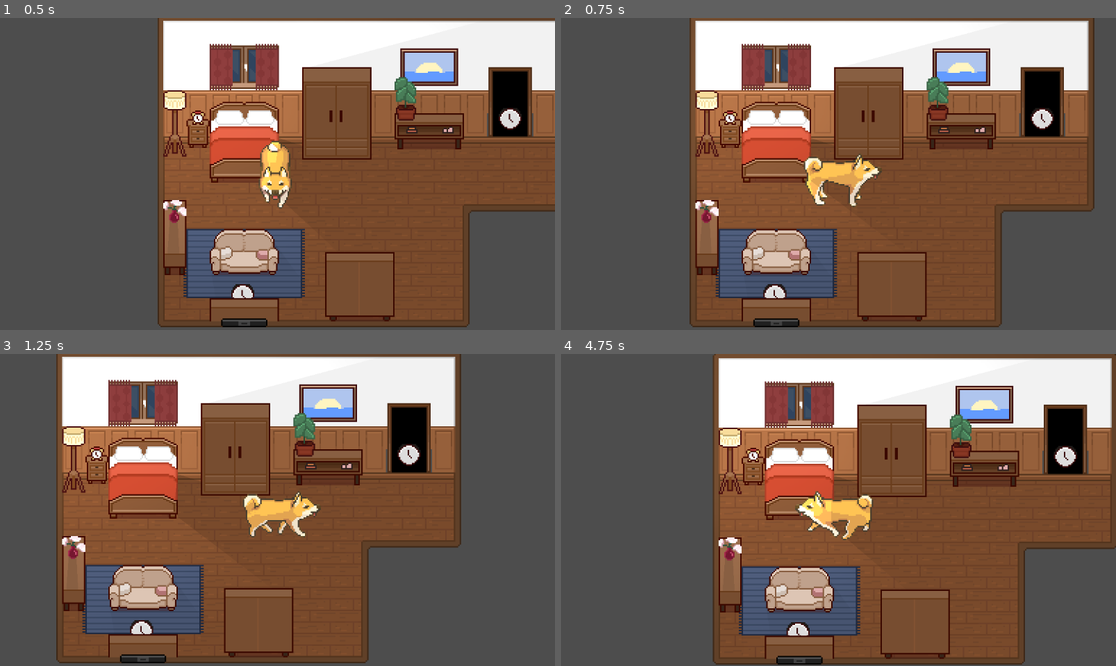
Above: before the commit, frames 1-4 (two rows, left to right).
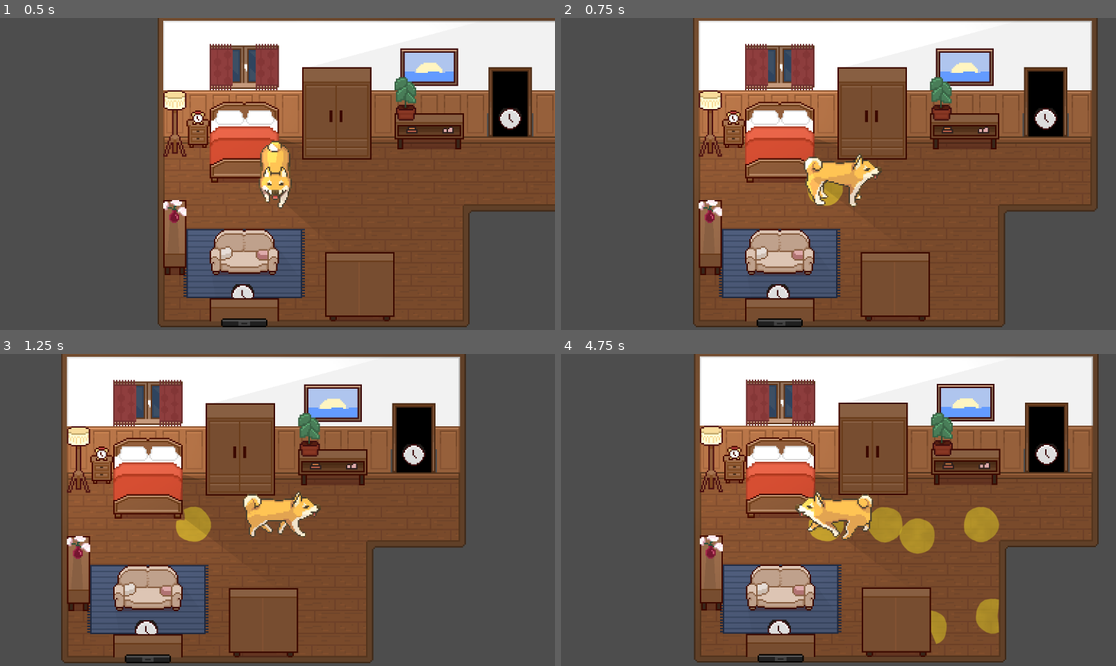
Above: after the commit, the same moments.

Repository: ethantheb/jammers
Game: Godot game, scene res://scenes/bedroom.tscn
Same seed, same stepped clock (60 frames per second), same inputs: the game is played once before the commit and once after it.
Inputs:
- Up to frame 1 (0.5 s): no input
- Up to frame 2 (0.75 s): tap Enter at 0.5 s; hold Right (ui_right) from 0.53 s (still down); tap Q (ui_pee, bound only after the commit) at 0.6 s
- Up to frame 3 (1.25 s): keep holding Right (ui_right)
- Up to frame 4 (4.75 s): release Right (ui_right) at 1.28 s; hold Down (ui_down) 1.28-2.03 s; tap Q (ui_pee, bound only after the commit) every 0.75 s from 1.35 to 4.35 s; hold Right (ui_right) 2.03-2.78 s; hold Up (ui_up) 2.78-3.53 s; hold Left (ui_left) from 3.53 s (still down)

Frame 1 is identical in both runs. In frame 2, 9.7% of the frame differs, in the area x 23-97%, y 0-100%; in frame 3, 12%; in frame 4, 32%, in the area x 23-100%, y 0-100%.

Commit message:
Add hold-Q pee puddles with collision shaping and scene persistence

Diff:
--- a/scripts/game.gd
+++ b/scripts/game.gd
@@ -1,15 +1,36 @@
 extends Node
+
+const PEE_PUDDLE_GROUP := "player_pee_puddles"
+const PEE_PUDDLE_SCENE: PackedScene = preload("res://scenes/slop_puddle.tscn")
+
+var _scene_pee_puddle_state: Dictionary = {}
+var _active_scene_root: Node = null
+
+func _ready() -> void:
+	_active_scene_root = get_tree().current_scene
 
 func load_dream_scene(scene: PackedScene) -> void:
 	assert(scene)
 
+	var tree := get_tree()
+	var current_root := tree.current_scene
+	if current_root == null:
+		return
+
+	var previous_scene_root := _active_scene_root
+	if previous_scene_root == null:
+		previous_scene_root = current_root
+	_capture_pee_puddles(previous_scene_root)
+
 	# Clear all children from current scene
-	for child in get_tree().current_scene.get_children():
+	for child in current_root.get_children():
 		child.queue_free()
 
 	# Instantiate and add the dream scene
 	var scene_instance = scene.instantiate()
-	get_tree().current_scene.add_child(scene_instance)
+	current_root.add_child(scene_instance)
+	_active_scene_root = scene_instance
+	_restore_pee_puddles(scene_instance)
 
 	# Position player at SpawnPoint if one exists, or spawn one if the scene doesn't have one
 	var spawn = scene_instance.find_child("SpawnPoint")
@@ -20,9 +41,142 @@
 	else:
 		var player_scene = load("res://scenes/player.tscn")
 		var player_instance = player_scene.instantiate()
-		get_tree().current_scene.add_child(player_instance)
+		scene_instance.add_child(player_instance)
 		if spawn:
 			player_instance.global_position = spawn.global_position
 
 func help_me() ->  void:
 	get_tree().quit()
+
+func _capture_pee_puddles(scene_root: Node) -> void:
+	if scene_root == null:
+		return
+	var scene_key := _scene_key(scene_root)
+	if scene_key == "":
+		return
+
+	var entries: Array = []
+	var puddles := get_tree().get_nodes_in_group(PEE_PUDDLE_GROUP)
+	for node in puddles:
+		if not (node is Node2D):
+			continue
+		var puddle := node as Node2D
+		if not is_instance_valid(puddle):
+			continue
+		if not scene_root.is_ancestor_of(puddle):
+			continue
+		entries.append(_serialize_pee_puddle(scene_root, puddle))
+
+	_scene_pee_puddle_state[scene_key] = entries
+
+func _restore_pee_puddles(scene_root: Node) -> void:
+	if scene_root == null:
+		return
+	var scene_key := _scene_key(scene_root)
+	if scene_key == "":
+		return
+	if not _scene_pee_puddle_state.has(scene_key):
+		return
+
+	var entries: Array = _scene_pee_puddle_state.get(scene_key, [])
+	for entry_variant in entries:
+		if typeof(entry_variant) != TYPE_DICTIONARY:
+			continue
+		var entry := entry_variant as Dictionary
+
+		var puddle_instance := PEE_PUDDLE_SCENE.instantiate()
+		if not (puddle_instance is Node2D):
+			continue
+		var puddle := puddle_instance as Node2D
+
+		var parent_node: Node = scene_root
+		if entry.has("parent_path"):
+			var parent_path: NodePath = entry["parent_path"]
+			var found_parent := scene_root.get_node_or_null(parent_path)
+			if found_parent != null:
+				parent_node = found_parent
+		parent_node.add_child(puddle)
+		puddle.global_position = entry.get("position", Vector2.ZERO)
+
+		_apply_puddle_properties(puddle, entry)
+		_apply_puddle_shape(puddle, entry)
+
+		if puddle.has_method("_refresh_source_shape"):
+			puddle.call("_refresh_source_shape", true)
+		if puddle.has_method("_sync_shape"):
+			puddle.call("_sync_shape", 0.0)
+		puddle.add_to_group(PEE_PUDDLE_GROUP)
+
+func _serialize_pee_puddle(scene_root: Node, puddle: Node2D) -> Dictionary:
+	var entry: Dictionary = {}
+	entry["position"] = puddle.global_position
+
+	var parent_node := puddle.get_parent()
+	if parent_node != null and scene_root.is_ancestor_of(parent_node):
+		entry["parent_path"] = scene_root.get_path_to(parent_node)
+	else:
+		entry["parent_path"] = NodePath(".")
+
+	var prop_names := [
+		"slow_factor",
+		"base_radius",
+		"shape_variation",
+		"corner_rounding",
+		"animation_speed",
+		"edge_softness",
+		"puddle_color",
+		"seed"
+	]
+	for prop_name in prop_names:
+		if _has_property(puddle, prop_name):
+			entry[prop_name] = puddle.get(prop_name)
+
+	var shape_node := puddle.get_node_or_null("Shape2D")
+	if shape_node is Polygon2D:
+		var shape := shape_node as Polygon2D
+		entry["shape_polygon"] = shape.polygon
+		entry["shape_position"] = shape.position
+		entry["shape_rotation"] = shape.rotation
+		entry["shape_scale"] = shape.scale
+
+	return entry
+
+func _apply_puddle_properties(puddle: Object, entry: Dictionary) -> void:
+	for key in entry.keys():
+		if typeof(key) != TYPE_STRING:
+			continue
+		var name := String(key)
+		if name.begins_with("shape_"):
+			continue
+		if name == "position" or name == "parent_path":
+			continue
+		if _has_property(puddle, name):
+			puddle.set(name, entry[name])
+
+func _apply_puddle_shape(puddle: Node2D, entry: Dictionary) -> void:
+	var shape_node := puddle.get_node_or_null("Shape2D")
+	if not (shape_node is Polygon2D):
+		return
+	var shape := shape_node as Polygon2D
+	if entry.has("shape_polygon"):
+		shape.polygon = entry["shape_polygon"]
+	if entry.has("shape_position"):
+		shape.position = entry["shape_position"]
+	if entry.has("shape_rotation"):
+		shape.rotation = float(entry["shape_rotation"])
+	if entry.has("shape_scale"):
+		shape.scale = entry["shape_scale"]
+
+func _scene_key(scene_root: Node) -> String:
+	if scene_root == null:
+		return ""
+	var path := scene_root.scene_file_path
+	if path != "":
+		return path
+	return scene_root.name
+
+func _has_property(target: Object, property_name: String) -> bool:
+	for info in target.get_property_list():
+		if str(info.get("name", "")) == property_name:
+			return true
+	return false
--- a/scripts/player.gd
+++ b/scripts/player.gd
@@ -2,40 +2,64 @@
 
 const SPEED = 100.0
 const CHASE_SPEED_BONUS = 30.0
+const INTERACT_ACTION = "ui_interact"
+const PEE_ACTION = "ui_pee"
+const PEE_PUDDLE_GROUP = "player_pee_puddles"
+const PEE_MIN_RADIUS = 12.0
+const PEE_MAX_RADIUS = 72.0
+const PEE_GROWTH_RATE = 10.0
+const PEE_SHAPE_POINTS = 52
+const PEE_EDGE_JITTER = 0.01
+const PEE_WAVE_STRENGTH = 0.015
+const PEE_FOOT_OFFSET = Vector2(0, 10)
+const PEE_COLLISION_MARGIN = 1.5
+const PEE_MIN_POINT_RADIUS = 2.0
+const PEE_HOLD_WAVE_SPEED = 0.12
 
 @onready var shadow = get_node_or_null("Shadow")
 @onready var body = $Body
 @onready var head = $Head
-@onready var dog = $Dog
+@onready var dog = get_node_or_null("Dog")
 @onready var collision_shape = get_node_or_null("CollisionShape2D")
 
 @onready var raycast = $PlayerRayCast
 @onready var label = $PlayerLabel
+
+@export var pee_puddle_scene: PackedScene = preload("res://scenes/slop_puddle.tscn")
+@export var pee_puddle_color: Color = Color(0.86, 0.76, 0.16, 0.62)
+@export var dog_mode: bool = false
 
 var last_direction: Vector2
 var is_being_chased: bool = false
 var slop_slow_factor: float = 1.0
-@export
-var dog_mode: bool = false
+var _is_peeing: bool = false
+var _active_pee_puddle: Area2D = null
+var _active_pee_shape: Polygon2D = null
+var _active_pee_radius: float = PEE_MIN_RADIUS
+var _active_pee_jitter: PackedFloat32Array = PackedFloat32Array()
+var _active_pee_wave_phase: float = 0.0
+var _active_pee_seed: float = 0.0
 
 func _ready() -> void:
 	set_dog_mode(dog_mode)
+	_ensure_pee_action()
+	randomize()
+
+func _play_animation(animation: String) -> void:
+	if dog_mode and dog:
+		dog.play("dog_" + animation)
+		return
+	body.play(animation)
+	head.play(animation)
 
 func set_dog_mode(enabled: bool) -> void:
 	dog_mode = enabled
 	body.visible = not enabled
 	head.visible = not enabled
-	dog.visible = enabled
-
-func _play_animation(animation: String) -> void:
-	if dog_mode:
-		dog.play("dog_"+animation)
-	else:
-		body.play(animation)
-		head.play(animation)
-
-
-func _physics_process(_delta: float) -> void:
+	if dog:
+		dog.visible = enabled
+
+func _physics_process(delta: float) -> void:
 	var direction := Input.get_vector("ui_left", "ui_right", "ui_up", "ui_down")
 	_update_slop_from_puddles()
 
@@ -71,13 +95,8 @@
 			_play_animation(movement + "_down")
 
 	raycast.rotation = -atan2(last_direction.x, last_direction.y)
-	if $PlayerRayCast.is_colliding():
-		var target = $PlayerRayCast.get_collider()
-
-		if target != null and target.has_method("sleep"):
-			label.text = "Press E to sleep"
-	else:
-		label.text = ""
+	_handle_interaction()
+	_update_pee_action(delta)
 
 func set_chased(chased: bool) -> void:
 	is_being_chased = chased
@@ -106,3 +125,181 @@
 	if collision_shape:
 		return collision_shape.global_position
 	return global_position
+
+func _handle_interaction() -> void:
+	var target: Node = null
+	if raycast.is_colliding():
+		target = raycast.get_collider()
+
+	if target == null:
+		label.text = ""
+		return
+
+	label.text = _interaction_prompt(target)
+	if Input.is_action_just_pressed(INTERACT_ACTION):
+		_try_interact(target)
+
+func _interaction_prompt(target: Node) -> String:
+	if target.has_method("interaction_prompt"):
+		return str(target.interaction_prompt())
+	if target.has_method("sleep"):
+		return "Press E to sleep"
+	if target.has_method("pee"):
+		return "Press E to pee"
+	return ""
+
+func _try_interact(target: Node) -> void:
+	if target.has_method("interact"):
+		target.interact(self)
+		return
+	if target.has_method("pee"):
+		target.pee(self)
+		return
+	if target.has_method("sleep"):
+		target.sleep()
+
+func _update_pee_action(delta: float) -> void:
+	var holding := _is_pee_hold_active()
+	if holding and not _is_peeing:
+		_start_pee()
+	elif holding and _is_peeing:
+		_grow_pee(delta)
+	elif _is_peeing and not holding:
+		_finish_pee()
+
+func _start_pee() -> void:
+	if pee_puddle_scene == null:
+		return
+
+	var instance := pee_puddle_scene.instantiate()
+	if not (instance is Area2D):
+		return
+
+	var puddle := instance as Area2D
+	var target_parent := get_parent()
+	if target_parent != null:
+		target_parent.add_child(puddle)
+	else:
+		get_tree().current_scene.add_child(puddle)
+	puddle.global_position = global_position + PEE_FOOT_OFFSET
+	puddle.add_to_group(PEE_PUDDLE_GROUP)
+
+	_active_pee_seed = randf_range(0.0, 999.0)
+	_try_set_property(puddle, &"slow_factor", 0.8)
+	_try_set_property(puddle, &"shape_variation", 0.0015)
+	_try_set_property(puddle, &"animation_speed", 0.025)
+	_try_set_property(puddle, &"corner_rounding", 0.95)
+	_try_set_property(puddle, &"puddle_color", pee_puddle_color)
+	_try_set_property(puddle, &"seed", _active_pee_seed)
+
+	var shape_node := puddle.get_node_or_null("Shape2D")
+	if not (shape_node is Polygon2D):
+		puddle.queue_free()
+		return
+
+	_active_pee_puddle = puddle
+	_active_pee_shape = shape_node as Polygon2D
+	_active_pee_radius = PEE_MIN_RADIUS
+	_active_pee_wave_phase = randf_range(0.0, TAU)
+	_active_pee_jitter = _make_pee_jitter(PEE_SHAPE_POINTS, _active_pee_seed)
+	_is_peeing = true
+	_update_pee_shape(true)
+
+func _grow_pee(delta: float) -> void:
+	if not is_instance_valid(_active_pee_puddle) or not is_instance_valid(_active_pee_shape):
+		_finish_pee()
+		return
+
+	_active_pee_radius = minf(_active_pee_radius + PEE_GROWTH_RATE * delta, PEE_MAX_RADIUS)
+	_active_pee_wave_phase += delta * PEE_HOLD_WAVE_SPEED
+	_update_pee_shape(false)
+
+func _finish_pee() -> void:
+	if is_instance_valid(_active_pee_puddle):
+		_update_pee_shape(true)
+	_is_peeing = false
+	_active_pee_puddle = null
+	_active_pee_shape = null
+
+func _update_pee_shape(force_sync: bool) -> void:
+	if not is_instance_valid(_active_pee_puddle) or not is_instance_valid(_active_pee_shape):
+		return
+
+	var polygon := PackedVector2Array()
+	polygon.resize(PEE_SHAPE_POINTS)
+	for i: int in PEE_SHAPE_POINTS:
+		var t := float(i) / float(PEE_SHAPE_POINTS)
+		var angle := t * TAU
+		var wave := sin(angle * 3.0 + _active_pee_wave_phase) * PEE_WAVE_STRENGTH
+		wave += cos(angle * 5.0 - _active_pee_wave_phase * 0.8) * 0.015
+		var random_edge := _active_pee_jitter[i] * PEE_EDGE_JITTER
+		var radius_scale := maxf(0.35, 1.0 + wave + random_edge)
+		var dir := Vector2(cos(angle), sin(angle))
+		var desired_radius := _active_pee_radius * radius_scale
+		var clipped_radius := _clip_pee_radius_against_colliders(dir, desired_radius)
+		polygon[i] = dir * clipped_radius
+
+	_active_pee_shape.polygon = polygon
+
+	if _active_pee_puddle.has_method("_refresh_source_shape"):
+		_active_pee_puddle.call("_refresh_source_shape", true)
+	if _active_pee_puddle.has_method("_sync_shape"):
+		var t := 0.0 if force_sync else Time.get_ticks_msec() * 0.001
+		_active_pee_puddle.call("_sync_shape", t)
+
+func _clip_pee_radius_against_colliders(dir: Vector2, desired_radius: float) -> float:
+	if desired_radius <= PEE_MIN_POINT_RADIUS:
+		return desired_radius
+	if not is_inside_tree() or not is_instance_valid(_active_pee_puddle):
+		return desired_radius
+
+	var world := get_world_2d()
+	if world == null:
+		return desired_radius
+
+	var origin := _active_pee_puddle.global_position
+	var destination := origin + dir * desired_radius
+
+	var query := PhysicsRayQueryParameters2D.create(origin, destination)
+	query.collide_with_bodies = true
+	query.collide_with_areas = false
+	query.collision_mask = collision_mask
+	query.exclude = [get_rid()]
+
+	var hit := world.direct_space_state.intersect_ray(query)
+	if hit.is_empty():
+		return desired_radius
+
+	var hit_position: Vector2 = hit["position"]
+	var clipped := origin.distance_to(hit_position) - PEE_COLLISION_MARGIN
+	return clampf(clipped, PEE_MIN_POINT_RADIUS, desired_radius)
+
+func _make_pee_jitter(point_count: int, seed_value: float) -> PackedFloat32Array:
+	var rng := RandomNumberGenerator.new()
+	rng.seed = int(seed_value * 1000.0) + 17
+	var out := PackedFloat32Array()
+	out.resize(point_count)
+	for i: int in point_count:
+		out[i] = rng.randf_range(-1.0, 1.0)
+	return out
+
+func _try_set_property(target: Object, property_name: StringName, value: Variant) -> void:
+	for property_info in target.get_property_list():
+		if str(property_info.get("name", "")) == String(property_name):
+			target.set(property_name, value)
+			return
+
+func _is_pee_hold_active() -> bool:
+	return Input.is_action_pressed(PEE_ACTION) \
+		or Input.is_key_pressed(KEY_Q) \
+		or Input.is_physical_key_pressed(KEY_Q)
+
+func _ensure_pee_action() -> void:
+	if InputMap.has_action(PEE_ACTION):
+		return
+
+	InputMap.add_action(PEE_ACTION)
+	var key_event := InputEventKey.new()
+	key_event.physical_keycode = KEY_Q
+	key_event.keycode = KEY_Q
+	InputMap.action_add_event(PEE_ACTION, key_event)
--- a/scripts/slop_puddle.gd
+++ b/scripts/slop_puddle.gd
@@ -42,8 +42,9 @@
 	set_process(true)
 
 func _process(_delta: float) -> void:
+	# Allow runtime-authored shape changes (e.g. spawned pee spots) to update.
+	_refresh_source_shape(false)
 	if Engine.is_editor_hint():
-		_refresh_source_shape(false)
 		_sync_shape(0.0)
 	else:
 		_sync_shape(Time.get_ticks_msec() * 0.001 * animation_speed)
